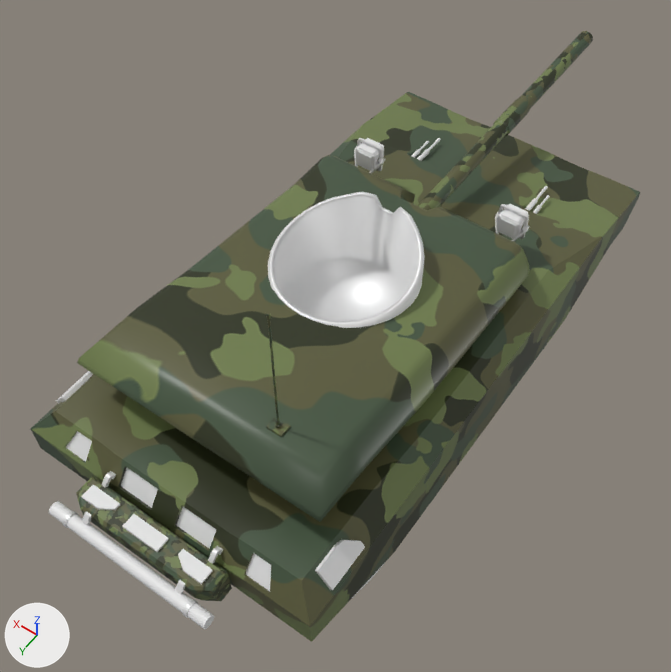
The FBX model Assets/Models/Tank/Tank 1.fbx, before and after one commit.
Rendered twice from a 50 mm camera at (-4.59, 7.05, 11.6) aimed at (0.02, 0.59, 1.44). Lighting does not change. The marker at lower left points along +X, +Y and +Z. Where no turn or scale is listed for an object, it has been applied to the vertices. Vertices at the same position are counted once.

Script lines for the objects in view, before the commit:
```python
me_cube_001 = bpy.data.meshes.new('Cube.001')
me_cube_001.from_pydata(...)  # 1239 vertices, 1110 faces; spans x -1.82..1.82, y -2.11..3.44, z 1.76..4.87
# faces by material slot: [510, 484, 114, 2]
me_cube_001.materials.append(mat_bodymetal)  # picture img_tankcamo_1_base_png
me_cube_001.materials.append(mat_darkmetal)  # white #e7e7e7
me_cube_001.materials.append(mat_lightmetal)  # white #e7e7e7
me_cube_001.materials.append(mat_glass)  # white #e7e7e7
me_cube_010 = bpy.data.meshes.new('Cube.010')
me_cube_010.from_pydata(...)  # 256 vertices, 226 faces; spans x -0.15..0.15, y -5.73..0.0, z -0.04..0.26
me_cube_010.materials.append(mat_tarp)  # picture img_tankcamo_1_base_png
me_t_90a_elements_of_war__005 = bpy.data.meshes.new('t-90a(Elements_of_war).005')
me_t_90a_elements_of_war__005.from_pydata(...)  # 1234 vertices, 1162 faces; spans x -2.19..2.19, y -4.7..4.83, z 0.32..2.0
# faces by material slot: [410, 160, 530, 44, 18]
me_t_90a_elements_of_war__005.materials.append(mat_bodymetal)  # picture img_tankcamo_1_base_png
me_t_90a_elements_of_war__005.materials.append(mat_darkmetal)  # white #e7e7e7
me_t_90a_elements_of_war__005.materials.append(mat_lightmetal)  # white #e7e7e7
me_t_90a_elements_of_war__005.materials.append(mat_tarp)  # picture img_tankcamo_1_base_png
me_t_90a_elements_of_war__005.materials.append(mat_vents)  # white #e7e7e7
ob_cannon = bpy.data.objects.new('Cannon', me_cube_010)
ob_cannon.location = (0.0, -1.08, 2.01)
ob_tankbody = bpy.data.objects.new('TankBody', me_t_90a_elements_of_war__005)
ob_tankbody.location = (0.0, 0.0, 0.0)
ob_turretbody = bpy.data.objects.new('TurretBody', me_cube_001)
ob_turretbody.location = (0.0, 0.0, 0.0)
```
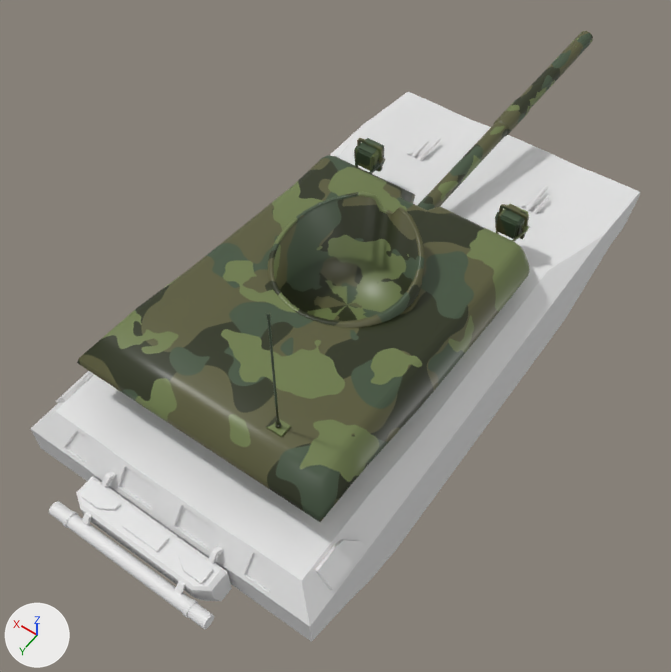
What differs and where, as boxes [x1, y1, x2, y2] in the pictures (671 x 672 px):
```json
{"part": 1, "of": "me_cube_001", "change": "built on", "before": [194, 185, 528, 384], "after": [194, 185, 528, 384]}
{"part": 2, "of": "me_cube_001", "change": "surface changed", "before": [77, 155, 530, 522], "after": [77, 155, 530, 522]}
{"part": 3, "of": "me_cube_001", "change": "recoloured", "before": [268, 138, 530, 327], "after": [268, 138, 530, 327], "on screen": "grey to green"}
{"part": 4, "of": "me_cube_001", "change": "recoloured", "before": [356, 138, 529, 239], "after": [356, 138, 529, 239], "on screen": "grey to green"}
{"part": 5, "of": "me_t_90a_elements_of_war__005", "change": "recoloured", "before": [30, 92, 640, 642], "after": [30, 92, 640, 642]}
{"part": 6, "of": "me_t_90a_elements_of_war__005", "change": "recoloured", "before": [76, 476, 232, 601], "after": [76, 476, 232, 601]}
```

Edits to the scene script, one JSON object a line:
```json
{"block": "me_cube_001", "where": "# used by ob_turretbody; location = (0.0, 0.0, 0.0)"}
{"op": "remove", "block": "me_cube_001", "code": "me_cube_001.from_pydata(...)  # 1239 vertices, 1110 faces; spans x -1.82..1.82, y -2.11..3.44, z 1.76..4.87"}
{"op": "remove", "block": "me_cube_001", "code": "me_cube_001.materials.append(mat_glass)  # white #e7e7e7"}
{"op": "add", "block": "me_cube_001", "code": "me_cube_001.from_pydata(...)  # 1226 vertices, 1135 faces; spans x -1.82..1.82, y -2.11..3.44, z 1.76..4.87"}
{"block": "me_cube_001", "change": "me_cube_001 part 1"}
{"block": "me_cube_001", "change": "14 vertices are removed from x -1.52..1.52, y -1.81..1.37, z 2.03..2.72"}
{"block": "me_cube_001", "change": "42 faces are deleted"}
{"block": "me_cube_001", "change": "1 vertex is added at (0.0, 0.35, 1.9)"}
{"block": "me_cube_001", "change": "67 new faces join them, mat_bodymetal (picture img_tankcamo_1_base_png)"}
{"block": "me_cube_001", "change": "me_cube_001 part 2: 1068 kept faces spanning x -1.82..1.82, y -2.11..3.44, z 1.76..4.87 get new texture (UV) coordinates"}
{"block": "me_cube_001", "change": "me_cube_001 part 3: 464 faces spanning x -1.45..1.45, y -2.0..1.41, z 1.84..3.13 switch from mat_darkmetal (white #e7e7e7) to mat_bodymetal (picture img_tankcamo_1_base_png)"}
{"block": "me_cube_001", "change": "me_cube_001 part 4: 114 faces spanning x -1.37..1.37, y -2.11..-1.78, z 2.14..2.48 switch from mat_lightmetal (white #e7e7e7) to mat_bodymetal (picture img_tankcamo_1_base_png)"}
{"block": "me_t_90a_elements_of_war__005", "where": "# used by ob_tankbody; location = (0.0, 0.0, 0.0)"}
{"op": "remove", "block": "me_t_90a_elements_of_war__005", "code": "me_t_90a_elements_of_war__005.from_pydata(...)  # 1234 vertices, 1162 faces; spans x -2.19..2.19, y -4.7..4.83, z 0.32..2.0"}
{"op": "remove", "block": "me_t_90a_elements_of_war__005", "code": "me_t_90a_elements_of_war__005.materials.append(mat_darkmetal)  # white #e7e7e7"}
{"op": "remove", "block": "me_t_90a_elements_of_war__005", "code": "me_t_90a_elements_of_war__005.materials.append(mat_lightmetal)  # white #e7e7e7"}
{"op": "remove", "block": "me_t_90a_elements_of_war__005", "code": "me_t_90a_elements_of_war__005.materials.append(mat_vents)  # white #e7e7e7"}
{"op": "add", "block": "me_t_90a_elements_of_war__005", "code": "me_t_90a_elements_of_war__005.from_pydata(...)  # 1234 vertices, 1155 faces; spans x -2.19..2.19, y -4.7..4.83, z 0.32..2.0"}
{"block": "me_t_90a_elements_of_war__005", "change": "me_t_90a_elements_of_war__005 part 5: 410 faces spanning x -2.19..2.19, y -4.7..4.16, z 0.32..2.0 switch from mat_bodymetal (picture img_tankcamo_1_base_png) to no material"}
{"block": "me_t_90a_elements_of_war__005", "change": "me_t_90a_elements_of_war__005 part 6: 44 faces spanning x -1.05..1.05, y 4.19..4.6, z 1.19..1.72 switch from mat_tarp (picture img_tankcamo_1_base_png) to no material"}
```
